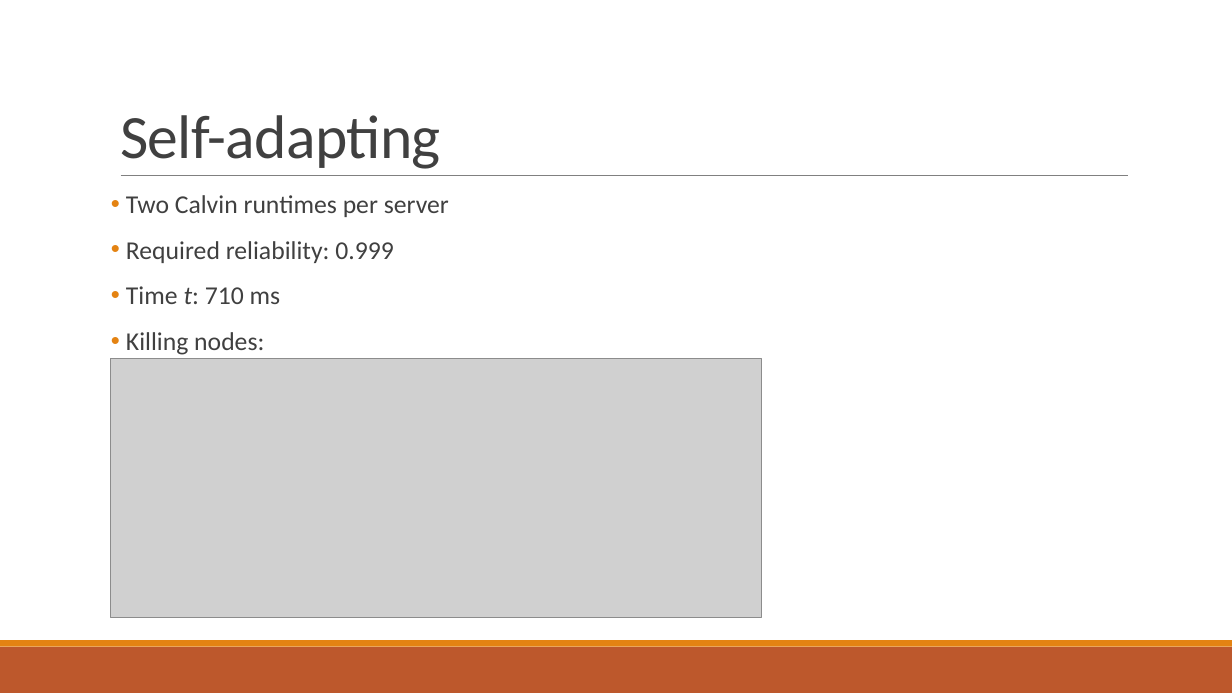
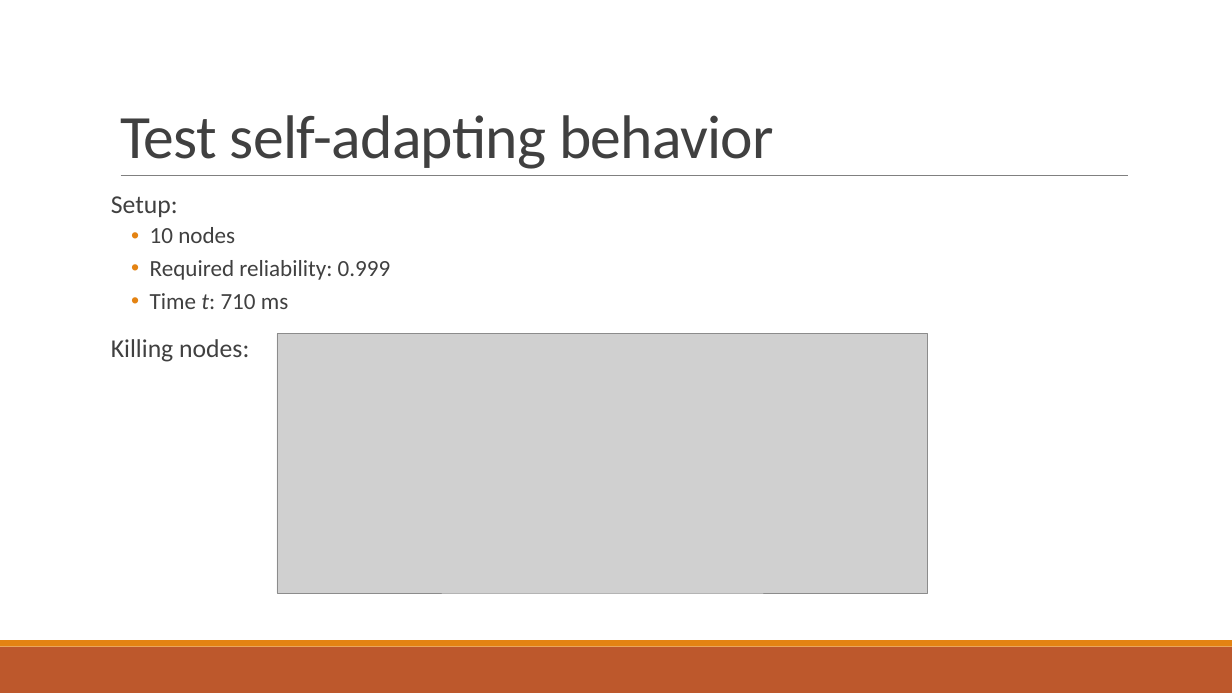
Before and after one commit to PStahl/master_thesis, a slide deck: slide 42 of presentation/presentation2.pptx (slide 45 before the commit). Drawn at 1232x693 pixels with LibreOffice and Linux fonts; fonts in the diff are those of the drawing; grey boxes stand for pictures. Boxes give left, top, right and bottom in pixels: in the first picture for what was removed or moved away, otherwise in the second. Text is boxed around its words. In the diff, an @@ line names an element or a change of style, - is before the commit and + after.

```diff
--- a/presentation/presentation2.pptx
+++ b/presentation/presentation2.pptx
@@ title at (120,115,774,169): text changed @@
-Self-adapting
+Test self-adapting behavior
@@ text at (111,196,235,243): text changed; size 20 to 18 pt @@
-• Two Calvin runtimes per server
+Setup:
+  • 10 nodes
@@ text at (111,260,391,362): size 20 to 18 pt in "Required reliability: 0.999", "Time t: 710 ms"; list level 1 to 2 in "Required reliability: 0.999"; list level 1 to 2 in "Time t: 710 ms"; bullet • to none @@
@@ picture: place and size @@
-picture at (111,359,762,618)
+picture at (277,334,928,593)
```
Also in this commit, not shown: 21 other slides changed, 1 slide added, 5 slides removed.
